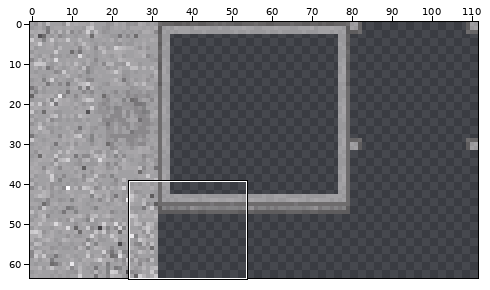
Sprite sheet, stored at main/resources/worlds/zesilia_tileset.png. The picture above shows the old version from afar; the outline marks the close-up.
Close-up. The starting point:
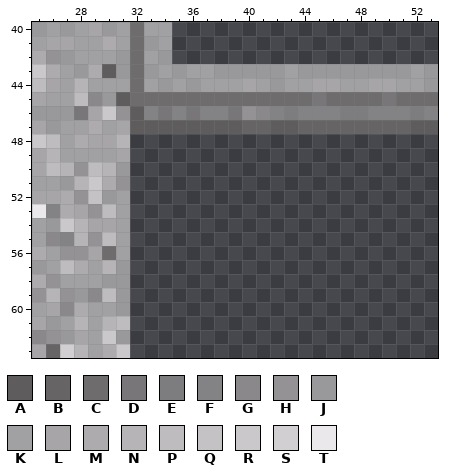
The file is 112x64 pixels. Colours within 5 levels of each other are drawn and written as one. Shown: x 25..53, y 40..63.
Palette (. is transparent): A #5e5c5d  B #666465  C #6e6c6d  D #787679  E #7d7c7f  F #838385  G #8a888b  H #949295  J #99989b  K #a1a0a3  L #a7a5a8  M #adabae  N #b6b4b7  P #bebcbf  Q #c4c2c5  R #cac8cb  S #d1cfd2  T #eae8eb
Pixels before, first column x 25:
40 JKJKLJKCKK...................
41 KLLKKMKCJK...................
42 MHJKKKJCKJ...................
43 RMKJMAJCJKJKKJJJJJKJJJJJJJJKJ
44 PLKNKKKCKJKJKKKLKJKKLLKKLLKKJ
45 LKKPGJACCCCCCCCCCCCCDCCCCDCCC
46 JJJDLRHAFDFDFFDHGFEFFFEEFFFEF
47 LJKKMKLAAAAAAAABBAABBBBBBBBAA
48 RPKMLLN......................
49 LNKKKKL......................
50 LPNHPNJ......................
51 KKJNRMH......................
52 LLMHQJK......................
53 TFMLHPK......................
54 KJRNLLK......................
55 KGFNHPK......................
56 MKHHLCK......................
57 JKPMKNJ......................
58 MHKKKJJ......................
59 HNHJGPJ......................
60 KLGMKKJ......................
61 LJKNKNP......................
62 GHJLKRJ......................
63 LBSNKMR......................
After:
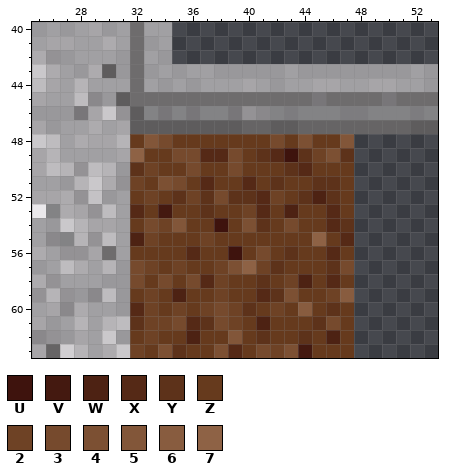
Colours new in this view: U #3e130d  V #441910  W #4d2213  X #552916  Y #5d321a  Z #663a1d  2 #6e4225  3 #764a2d  4 #7c5033  5 #825639  6 #885c3f  7 #8e6245
Diff:
y 48: x 32..47 ................ -> Z53ZZZZZZZ3Z4ZZ5
y 49: x 32..47 ................ -> 7ZZ33XX3ZYXUY24Y
y 50: x 32..47 ................ -> Y2ZZ3ZZ3ZZZYXZZZ
y 51: x 32..47 ................ -> 2Z43ZXZZXZYZZYYZ
y 52: x 32..47 ................ -> Z2ZY2Y3YYX2ZYWYZ
y 53: x 32..47 ................ -> XZVZZYZZ2XZWZZXZ
y 54: x 32..47 ................ -> Z325ZZUZ4YZ3ZZXY
y 55: x 32..47 ................ -> W2ZZZ2ZZZZZZZ7ZX
y 56: x 32..47 ................ -> ZZZZXZZUZ3ZYZZXZ
y 57: x 32..47 ................ -> 32Z2ZZ2472YZZZY3
y 58: x 32..47 ................ -> 3Z3Z3X2ZZYZ2WZXZ
y 59: x 32..47 ................ -> Z2ZWZZ2ZZXY4ZZ26
y 60: x 32..47 ................ -> X2Z2Z232YZ2Z6ZYZ
y 61: x 32..47 ................ -> Y223XY32ZWZZZY3Z
y 62: x 32..47 ................ -> Z2ZZWZZ5ZYZZYZWZ
y 63: x 32..47 ................ -> 2Z4YZZ4XZ324VZZZ
Changed places in both close-ups, as pixel boxes (x1, y1, x2, y2):
added: (130, 134, 354, 358)
